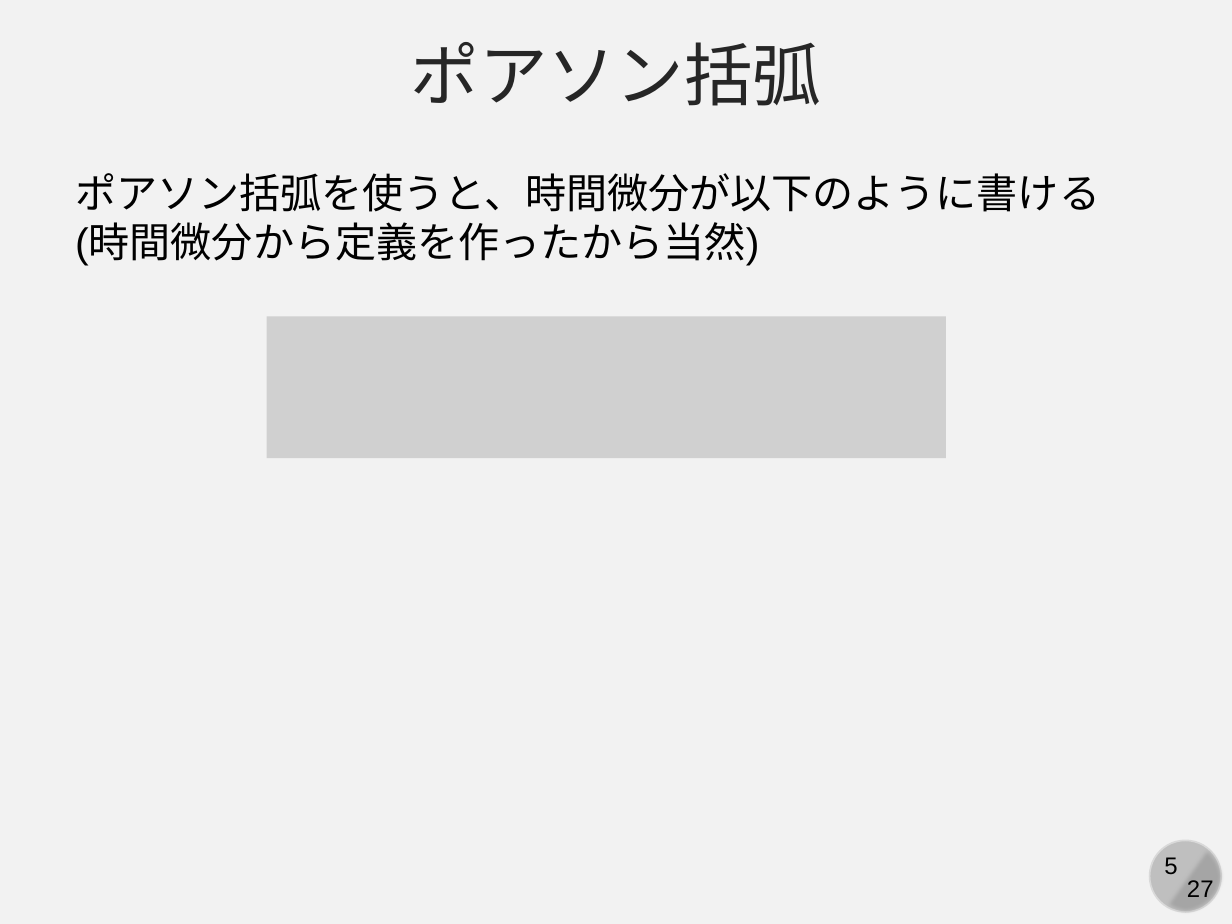
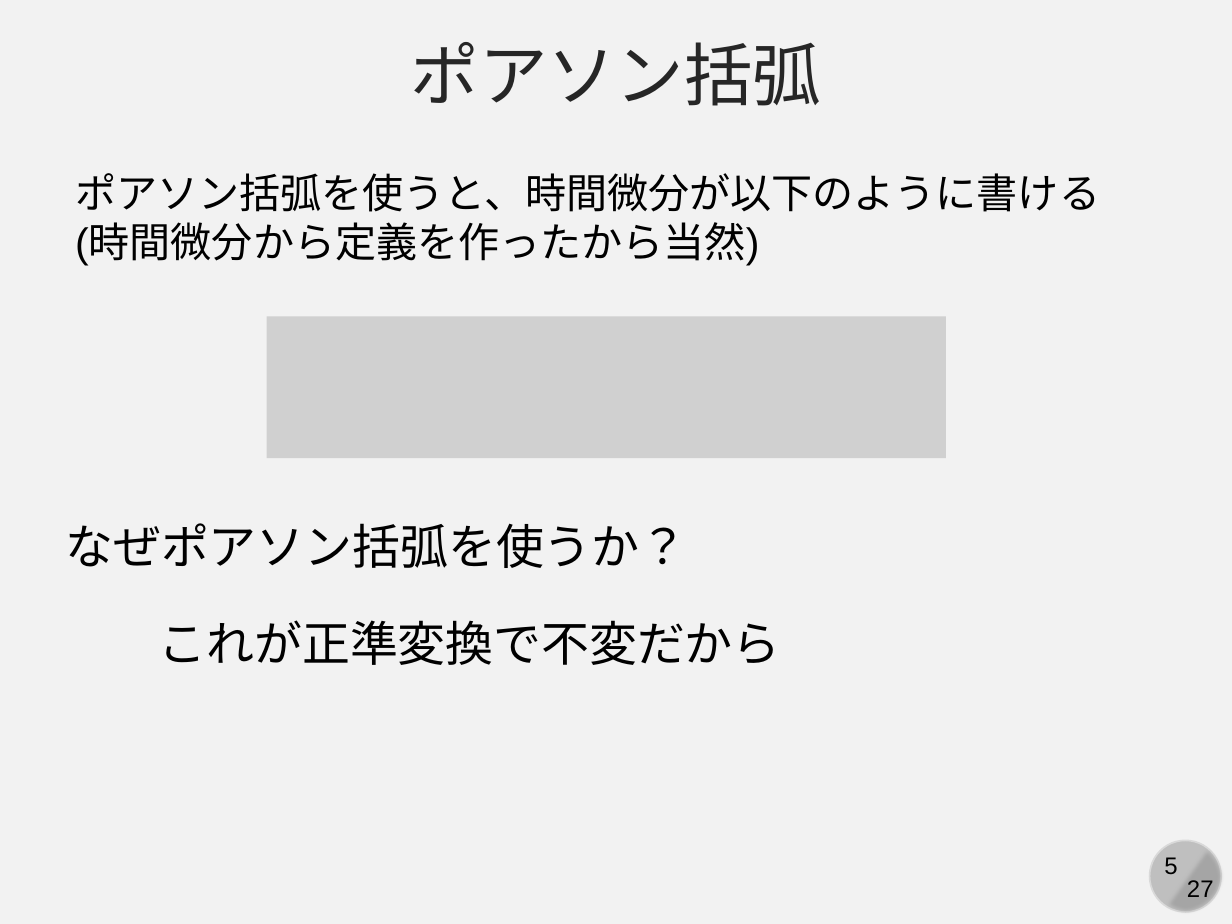
Before and after one commit to kaityo256/classical_mechanics, a slide deck: slide 5 of poisson/fig/slide.pptx. Drawn at 1232x924 pixels with LibreOffice and Linux fonts; fonts in the diff are those of the drawing; grey boxes stand for pictures. Boxes give left, top, right and bottom in pixels: in the first picture for what was removed or moved away, otherwise in the second. Text is boxed around its words. In the diff, an @@ line names an element or a change of style, - is before the commit and + after.

```diff
--- a/poisson/fig/slide.pptx
+++ b/poisson/fig/slide.pptx
@@ text added at box(65, 523, 687, 568), 28 pt, text #000000 @@
+なぜポアソン括弧を使うか？
@@ text added at box(159, 620, 781, 665), 28 pt, text #000000 @@
+これが正準変換で不変だから
```
Also in this commit, not shown: 3 slides added, 1 other file.
